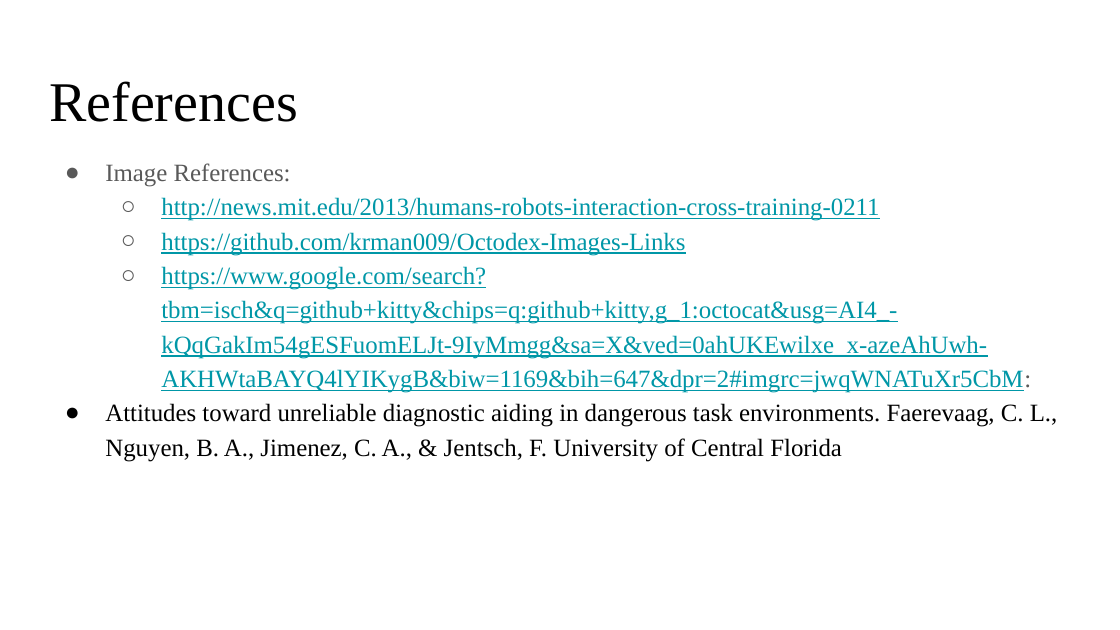
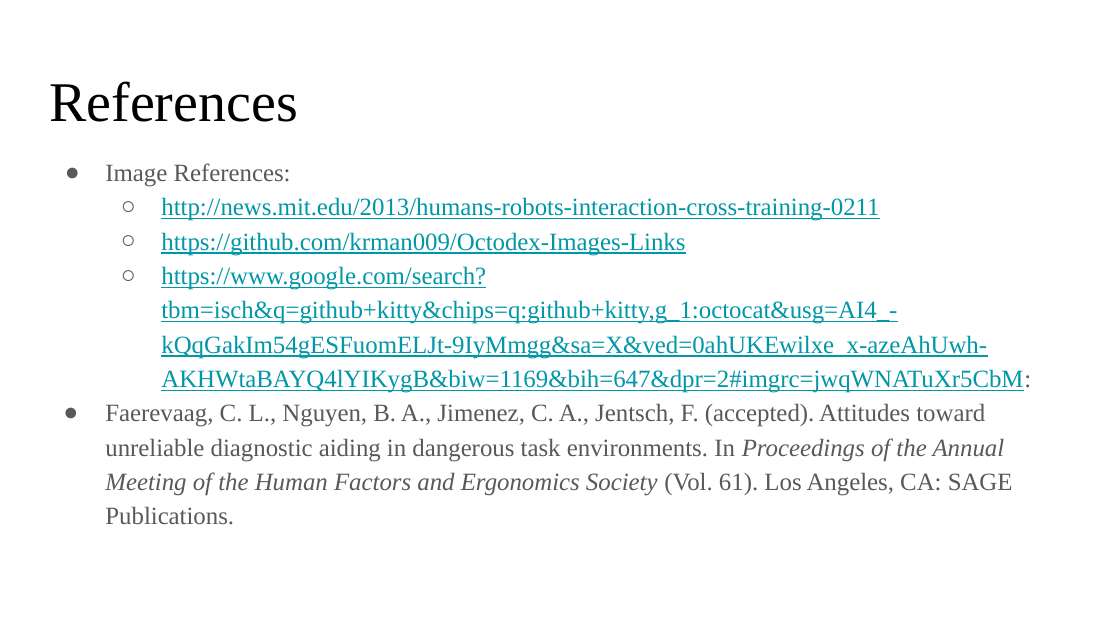
Before and after one commit to blakeanguyen/project_template, a slide deck: slide 11 of M&S Practicum_PP_103018_BN.pptx. Drawn at 1120x630 pixels with LibreOffice and Linux fonts; fonts in the diff are those of the drawing. Boxes give left, top, right and bottom in pixels: in the first picture for what was removed or moved away, otherwise in the second. Text is boxed around its words. In the diff, an @@ line names an element or a change of style, - is before the commit and + after.

Commit message:
updated
PP - BN

```diff
--- a/M&S Practicum_PP_103018_BN.pptx
+++ b/M&S Practicum_PP_103018_BN.pptx
@@ text at (x1=105, y1=403, x2=1013, y2=525): text changed; text colour #000000 to #595959 @@
-● Attitudes toward unreliable diagnostic aiding in dangerous task environments. Faerevaag, C. L., Nguyen, B. A., Jimenez, C. A., & Jentsch, F. University of Central Florida
+● Faerevaag, C. L., Nguyen, B. A., Jimenez, C. A., Jentsch, F. (accepted). Attitudes toward unreliable diagnostic aiding in dangerous task environments. In Proceedings of the Annual Meeting of the Human Factors and Ergonomics Society (Vol. 61). Los Angeles, CA: SAGE Publications.
```
